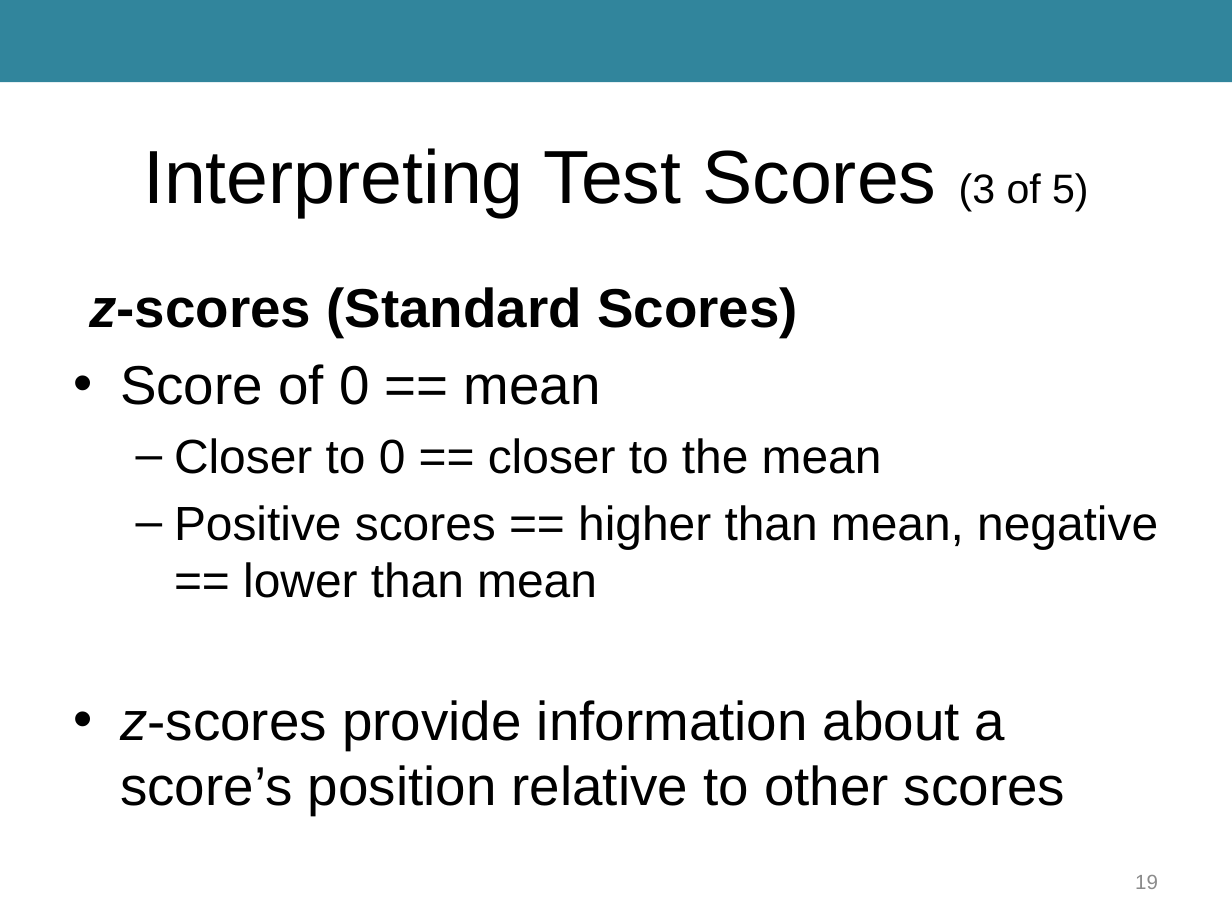
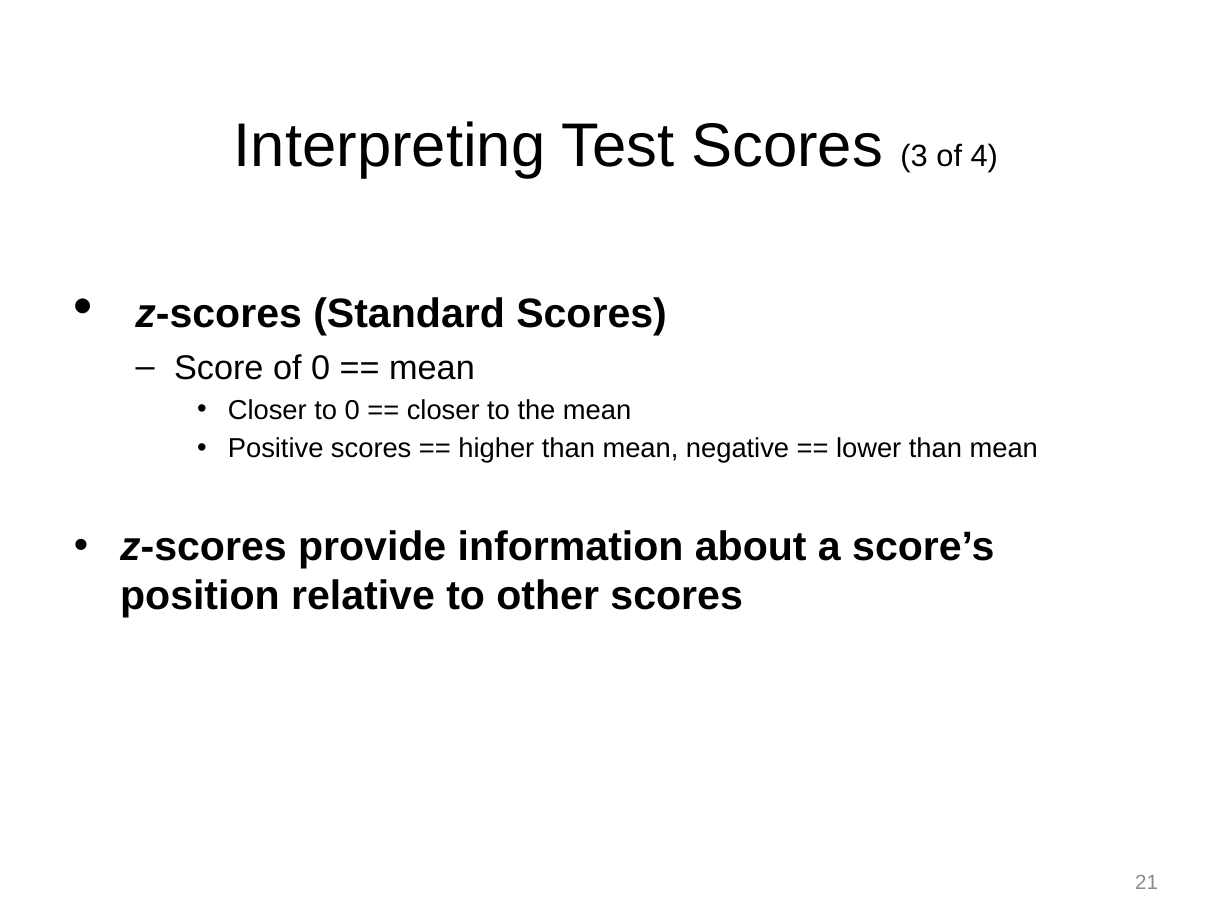
Before and after one commit to npm27/Teaching-Materials, a slide deck: slide 21 of Tests and Eval/Slides/3 Chapter 3.pptx (slide 19 before the commit). Drawn at 1232x924 pixels with LibreOffice and Linux fonts; fonts in the diff are those of the drawing. Boxes give left, top, right and bottom in pixels: in the first picture for what was removed or moved away, otherwise in the second. Text is boxed around its words. In the diff, an @@ line names an element or a change of style, - is before the commit and + after.

```diff
--- a/Tests and Eval/Slides/3 Chapter 3.pptx
+++ b/Tests and Eval/Slides/3 Chapter 3.pptx
@@ rectangle removed at <box>0,0,1232,83</box> @@
@@ title at <box>234,121,998,178</box>: text changed; size 44 to 36 pt @@
-Interpreting Test Scores (3 of 5)
+Interpreting Test Scores (3 of 4)
@@ text "z-scores (Standard Scores)" at <box>120,297,1038,618</box>: size 32 to 24 pt in "z-scores (Standard Scores)", "z-scores provide information about a score’s position ..."; size 32 to 20 pt in "Score of 0 == mean"; size 28 to 16 pt in "Closer to 0 == closer to the ...", "Positive scores == higher than mean, negative ..."; bold on in "z-scores provide information about a score’s position ..."; bullet none to •; less space between paragraphs; bullet • to –; list level 1 to 2 in "Score of 0 == mean"; bullet – to •; list level 2 to 3 in "Closer to 0 == closer ..."; list level 2 to 3 in "Positive scores == higher than ..." @@
@@ page number at <box>1135,875,1158,889</box>: text changed @@
-19
+21
```
Also in this commit, not shown: 22 other slides changed, 2 slides added, 1 slide removed, 9 other files.
